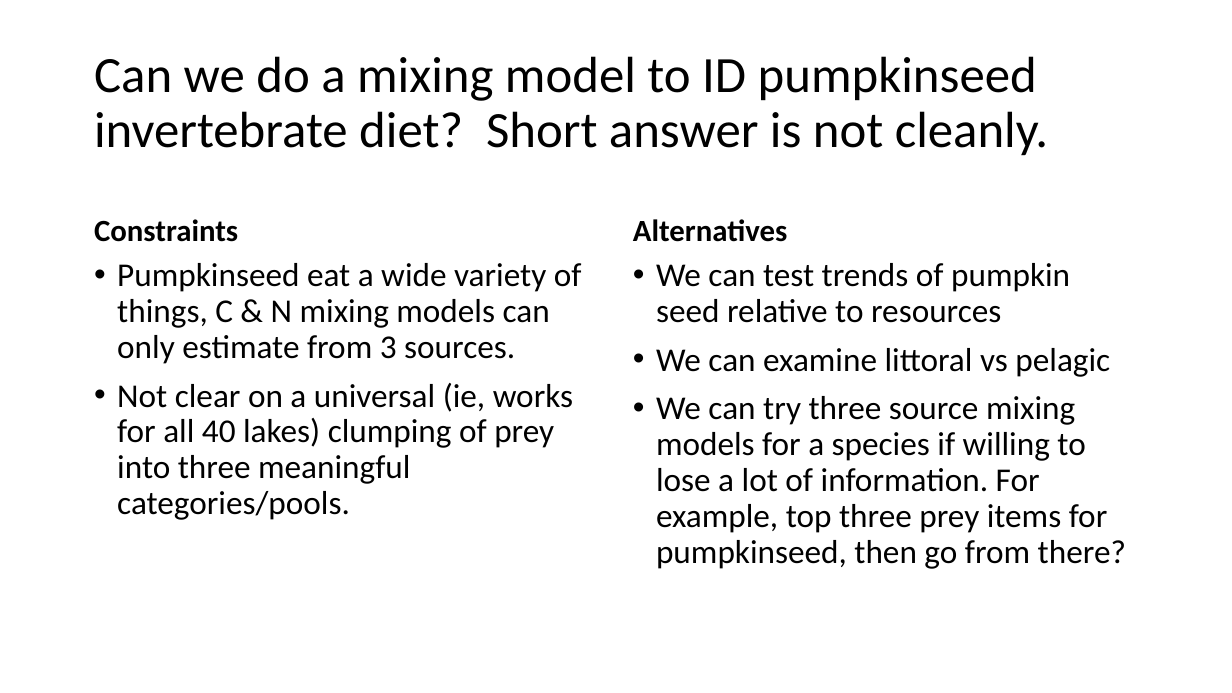
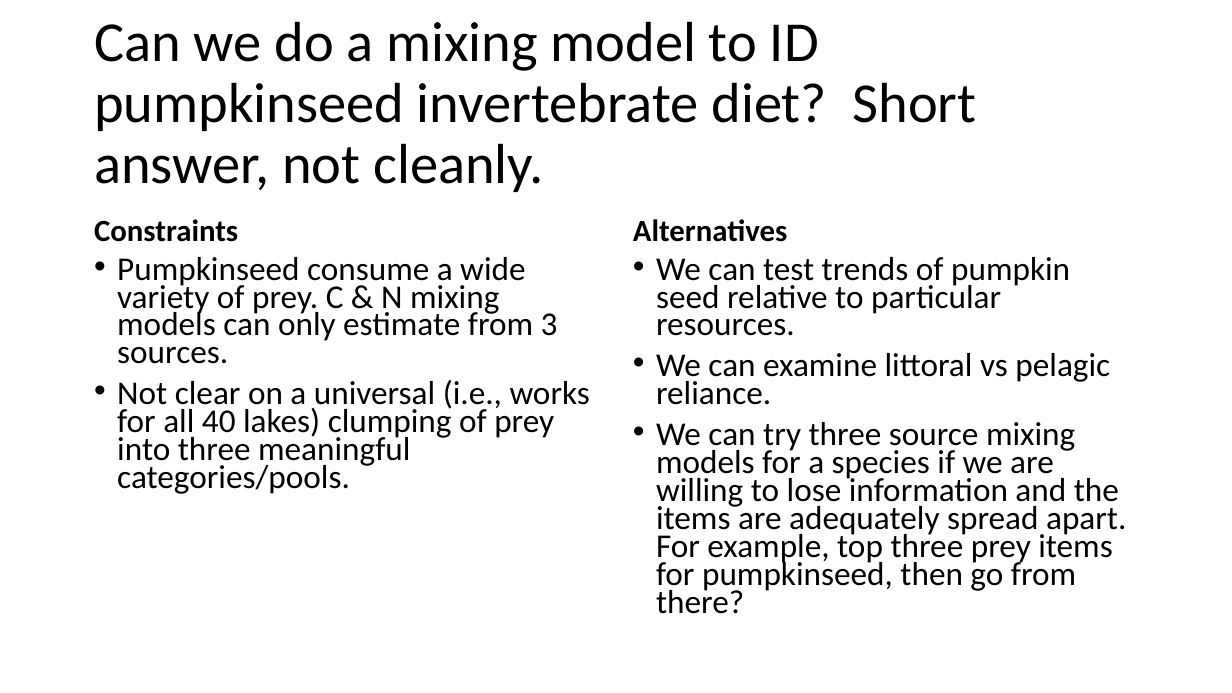
Before and after one commit to freshbeka/WAlakefoodwebCN, a slide deck: slide 6 of docs/20210518_PrepforErinMeeting.pptx. Drawn at 1232x693 pixels with LibreOffice and Linux fonts; fonts in the diff are those of the drawing. Boxes give left, top, right and bottom in pixels: in the first picture for what was removed or moved away, otherwise in the second. Text is boxed around its words. In the diff, an @@ line names an element or a change of style, - is before the commit and + after.

Commit message:
updated ppt

```diff
--- a/docs/20210518_PrepforErinMeeting.pptx
+++ b/docs/20210518_PrepforErinMeeting.pptx
@@ title at box(94, 21, 977, 192): text changed; size 39.6 to 44 pt @@
-Can we do a mixing model to ID pumpkinseed invertebrate diet? Short answer is not cleanly.
+Can we do a mixing model to ID pumpkinseed invertebrate diet? Short answer, not cleanly.
@@ text at box(117, 257, 590, 494): text changed @@
-• Pumpkinseed eat a wide variety of things, C & N mixing models can only estimate from 3 sources.
-• Not clear on a universal (ie, works for all 40 lakes) clumping of prey into three meaningful categories/pools.
+• Pumpkinseed consume a wide variety of prey. C & N mixing models can only estimate from 3 sources.
+• Not clear on a universal (i.e., works for all 40 lakes) clumping of prey into three meaningful categories/pools.
@@ text at box(656, 257, 1126, 614): text changed @@
-• We can test trends of pumpkin seed relative to resources
-• We can examine littoral vs pelagic
-• We can try three source mixing models for a species if willing to lose a lot of information. For example, top three prey items for pumpkinseed, then go from there?
+• We can test trends of pumpkin seed relative to particular resources.
+• We can examine littoral vs pelagic reliance.
+• We can try three source mixing models for a species if we are willing to lose information and the items are adequately spread apart. For example, top three prey items for pumpkinseed, then go from there?
```
Also in this commit, not shown: 2 slides added, 2 other files.
